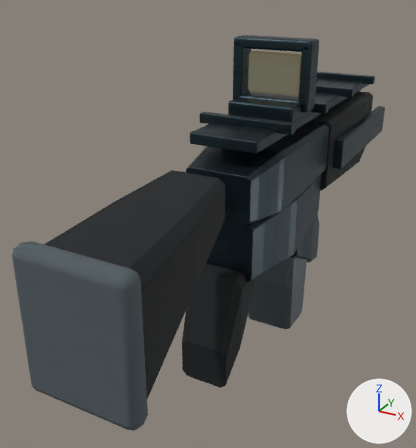
What one commit did to the glTF model public/assets/original/models/weapons/pass65-firearms/carbine/carbine-world-lod2.glb.
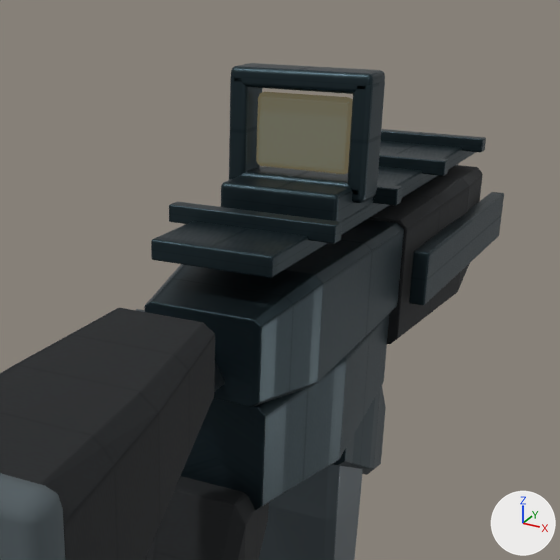
Each version appears first whole from a 50 mm lens placed at (0.524, -1.405, 0.375), pointed at (-0.147, -0.186, -0.235), and next in a close-up on the part from 26% to 100% of the width and 0% to 69% of the height. Every picture has the same lights, and +X, +Y and +Z are marked at lower right. The first two pictures are the older version. Where no turn or scale is listed for an object, it has been applied to the vertices. Vertices at exactly the same position are counted once.

The older version as bpy lines, for what is in view:
```python
me_cube_108 = bpy.data.meshes.new('Cube.108')
me_cube_108.from_pydata(...)  # 1905 vertices, 3734 faces; spans x -0.128..0.128, y -0.569..0.569, z -0.327..0.327
me_cube_108.materials.append(mat_mat_pass65_carbine_primary_pbr)
me_cube_117 = bpy.data.meshes.new('Cube.117')
me_cube_117.from_pydata(...)  # 75 vertices, 146 faces; spans x -0.0651..0.0651, y -0.009..0.009, z -0.0476..0.0476
me_cube_117.materials.append(mat_mat_pass65_carbine_lens)  # dark cyan #1d424c
me_hk416_stanag_magazine_world_lod2_mesh = bpy.data.meshes.new('Hk416_Stanag_Magazine_WORLD_LOD2_Mesh')
me_hk416_stanag_magazine_world_lod2_mesh.from_pydata(...)  # 175 vertices, 346 faces; spans x -0.075..0.075, y -0.077..0.077, z -0.155..0.155
me_hk416_stanag_magazine_world_lod2_mesh.materials.append(mat_mat_pass65_carbine_gunmetal)  # grey #657076
ob_carbine_world_lod2_runtime_magazine_mat_pass65_carbine_gunmetal = bpy.data.objects.new('carbine_WORLD_LOD2_Runtime_magazine_MAT_Pass65_carbine_Gunmetal', me_hk416_stanag_magazine_world_lod2_mesh)
ob_carbine_world_lod2_runtime_magazine_mat_pass65_carbine_gunmetal.location = (0.0, -0.061, -0.393)
ob_carbine_world_lod2_runtime_static_mat_pass65_carbine_lens = bpy.data.objects.new('carbine_WORLD_LOD2_Runtime_static_MAT_Pass65_carbine_Lens', me_cube_117)
ob_carbine_world_lod2_runtime_static_mat_pass65_carbine_lens.location = (0.0, -0.134, 0.157)
ob_carbine_world_lod2_runtime_static_mat_pass65_carbine_primary_pbr = bpy.data.objects.new('carbine_WORLD_LOD2_Runtime_static_MAT_Pass65_carbine_Primary_PBR', me_cube_108)
ob_carbine_world_lod2_runtime_static_mat_pass65_carbine_primary_pbr.location = (0.0, 0.155, -0.091)
# also in view: 'carbine_WORLD_LOD2_Runtime_static_MAT_Pass65_carbine_Rubber' at (0.0, -0.073, -0.133); 'carbine_WORLD_LOD2_Runtime_static_MAT_Pass65_carbine_Polymer_PBR' at (0.0, -0.174, -0.23)
```
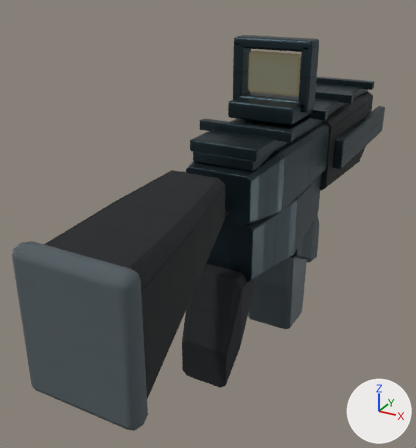
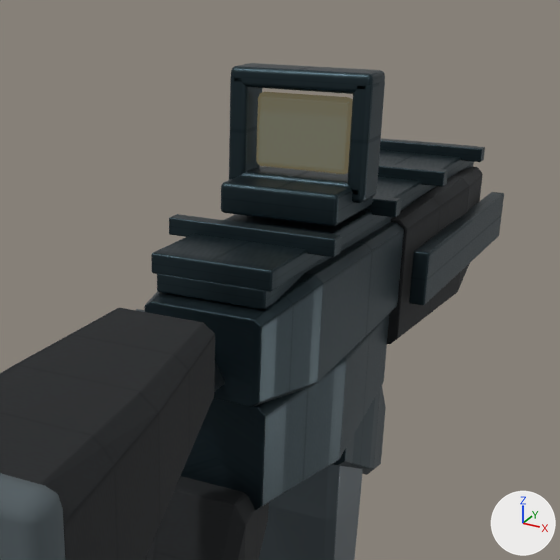
Scene script edits in JSON lines:
```json
{"block": "me_cube_108", "where": "# used by ob_carbine_world_lod2_runtime_static_mat_pass65_carbine_primary_pbr; location = (0.0, 0.155, -0.091)"}
{"op": "remove", "block": "me_cube_108", "code": "me_cube_108.from_pydata(...)  # 1905 vertices, 3734 faces; spans x -0.128..0.128, y -0.569..0.569, z -0.327..0.327"}
{"op": "add", "block": "me_cube_108", "code": "me_cube_108.from_pydata(...)  # 1980 vertices, 3880 faces; spans x -0.128..0.128, y -0.569..0.569, z -0.327..0.327"}
{"block": "me_cube_108", "change": "me_cube_108 part 1: the loose piece of 96 vertices spanning x -0.077..0.077, y -0.549..0.341, z 0.133..0.158 is scaled about its middle by (0.907, 1, 0.953), then moved by (0.0, 0.0, -0.038)"}
{"block": "me_cube_108", "change": "me_cube_108 part 2: the loose piece of 96 vertices spanning x -0.077..0.077, y -0.549..0.341, z 0.133..0.158 is copied, and the copy is moved by (0.0, 0.0, -0.016); it spans x -0.077..0.077, y -0.549..0.341, z 0.117..0.142"}
{"block": "me_cube_108", "change": "me_cube_108 part 3: the loose piece of 96 vertices spanning x -0.11..0.11, y -0.448..-0.426, z 0.152..0.174 is moved by (0.0, 0.0, -0.016)"}
{"block": "me_cube_108", "change": "me_cube_108 part 4: the loose piece of 96 vertices spanning x -0.11..0.11, y -0.226..-0.204, z 0.152..0.174 is moved by (0.0, 0.0, -0.016)"}
{"block": "me_cube_108", "change": "me_cube_108 part 5: the loose piece of 96 vertices spanning x -0.11..0.11, y -0.003..0.018, z 0.152..0.174 is moved by (0.0, 0.0, -0.016)"}
{"block": "me_cube_108", "change": "me_cube_108 part 6: the loose piece of 96 vertices spanning x -0.11..0.11, y 0.219..0.241, z 0.152..0.174 is moved by (0.0, 0.0, -0.016)"}
{"block": "me_cube_108", "change": "other edits to the shape of me_cube_108 do not show in these pictures"}
```

Changed parts and their boxes (x1, y1, x2, y2) in the close-ups (560 x 560 px; the box of a moved part takes in the faces that stretch with it):
```json
{"part": 1, "of": "me_cube_108", "change": "moved or reshaped", "before": [151, 141, 476, 278], "after": [157, 163, 474, 309]}
{"part": 2, "of": "me_cube_108", "change": "added", "after": [151, 140, 478, 292]}
{"part": 3, "of": "me_cube_108", "change": "moved or reshaped", "before": [169, 202, 342, 244], "after": [169, 214, 341, 257]}
{"part": 4, "of": "me_cube_108", "change": "moved or reshaped", "before": [373, 184, 402, 205], "after": [363, 196, 401, 217]}
{"part": 5, "of": "me_cube_108", "change": "moved or reshaped", "before": [379, 153, 449, 176], "after": [378, 163, 448, 187]}
{"part": 6, "of": "me_cube_108", "change": "moved or reshaped", "before": [381, 129, 486, 152], "after": [380, 139, 485, 162]}
```
